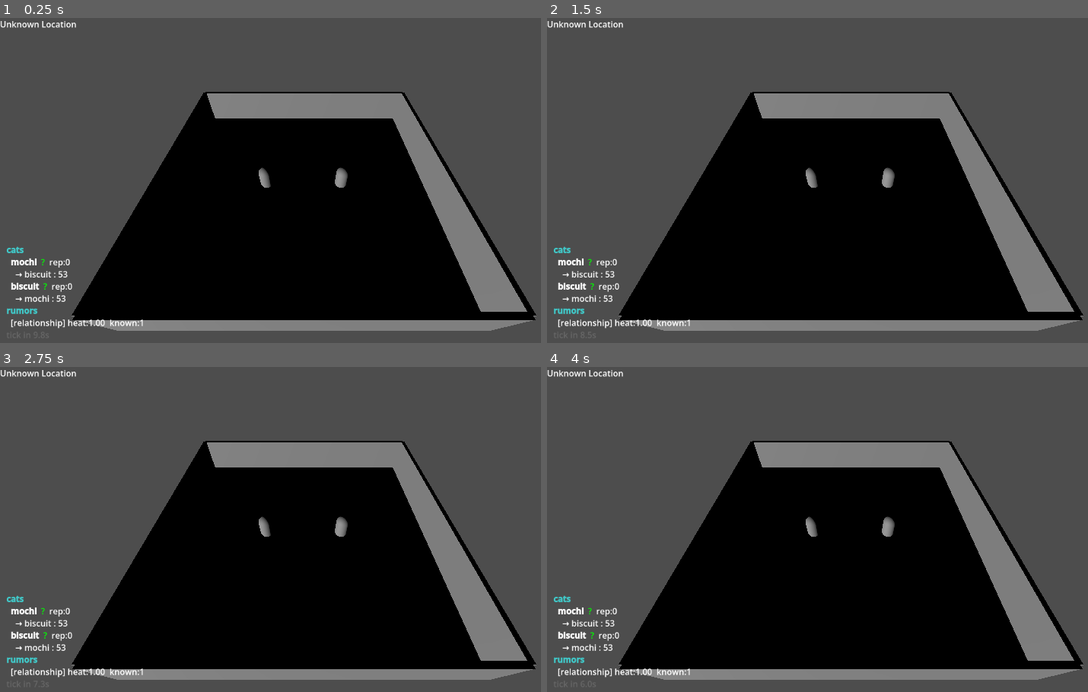
Above: before the commit, frames 1-4 (two rows, left to right).
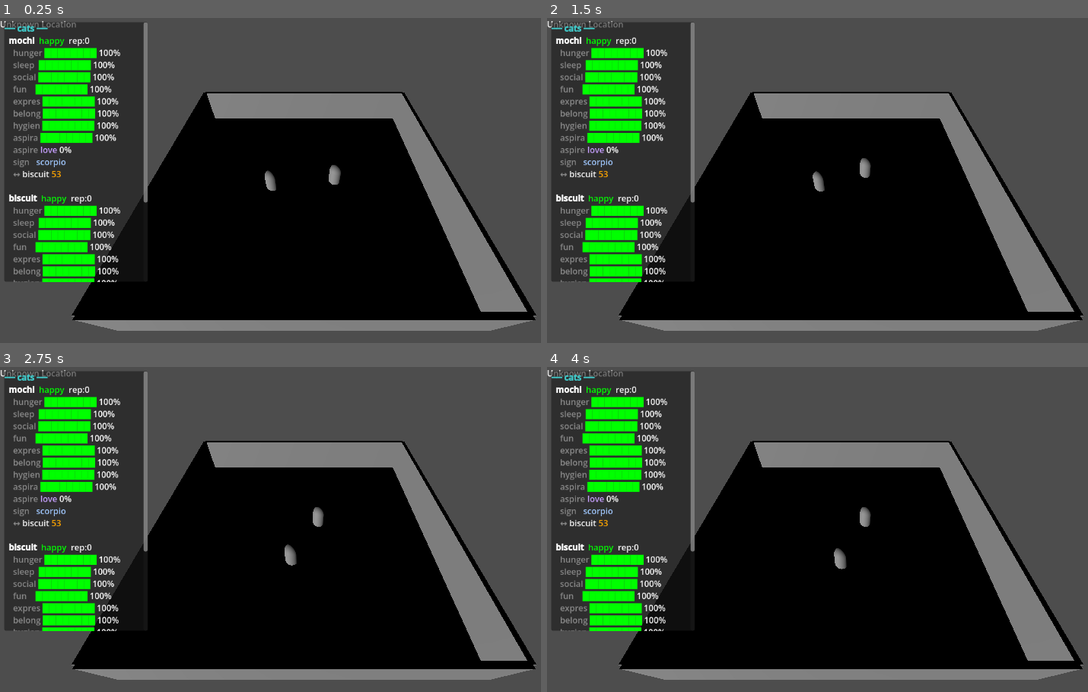
Above: after the commit, the same moments.

Repository: Kaidiamond/catsimgane
Game: Godot game, scene res://Scenes/locations/location_base.tscn
Two runs of this game, one before a commit and one after it. Both use one fixed random seed, a clock stepped at 60 frames per second and the inputs below. After the commit the project has no main scene; this scene is started directly in both runs.
Inputs:
- Up to frame 1 (0.25 s): no input
- Up to frame 2 (1.5 s): tap Enter at 1.25 s
- Up to frame 3 (2.75 s): no input
- Up to frame 4 (4 s): tap Space at 2.75 s; tap Enter at 3.5 s

The runs differ from the first frame. In frame 1, 20% of the frame differs, in the area x 0-65%, y 1-99%; in frame 2, 20%; in frame 3, 20%; in frame 4, 20%, in the area x 0-65%, y 1-98%.

Commit message:
Add files via upload

Diff:
--- a/Scripts/autoloads/rumor_manager.gd
+++ b/Scripts/autoloads/rumor_manager.gd
@@ -46,8 +46,8 @@
 }
 
 # Crystallization thresholds
-const CRYSTAL_SPREAD_RATIO: float = 0.5	# 1 out of 2 cats = crystallizes
-const CRYSTAL_AVG_BELIEF:   float = 0.4	# lowered so test cats can trigger it
+const CRYSTAL_SPREAD_RATIO: float = 0.6  # was 0.5
+const CRYSTAL_AVG_BELIEF:   float = 0.6  # was 0.4
 const MIN_BELIEF_TO_SPREAD: float = 0.2	# lowered from 0.3
 const BASE_SPREAD_CHANCE:   float = 0.8	# raised from 0.35 — ensures spread with 2 cats
 
--- a/Scripts/autoloads/zodiac_system.gd
+++ b/Scripts/autoloads/zodiac_system.gd
@@ -148,12 +148,17 @@
 ## Apply zodiac trait caps and boosts to a CatData resource.
 ## Call once when a cat is first created or loaded.
 func apply_caps(data: CatData) -> void:
-	var sign: String = data.zodiac_sign
-	if not SIGNS.has(sign):
-		push_warning("[ZodiacSystem] Unknown sign '%s' on cat '%s'." % [sign, data.cat_name])
+	# Strip any accidental whitespace from the Inspector field.
+	data.zodiac_sign = data.zodiac_sign.strip_edges()
+	var zodiac_sign: String = data.zodiac_sign
+
+	if not SIGNS.has(zodiac_sign):
+		push_warning("[ZodiacSystem] Unknown sign '%s' on cat '%s'. Valid signs: %s" % [
+			zodiac_sign, data.cat_name, ", ".join(SIGNS.keys())
+		])
 		return
 
-	var sign_data: Dictionary = SIGNS[sign]
+	var sign_data: Dictionary = SIGNS[zodiac_sign]
 
 	# Apply caps.
 	var caps: Dictionary = sign_data.get("trait_caps", {})
@@ -174,10 +179,10 @@
 
 ## Returns the need decay multiplier for a given need on a given sign.
 ## 1.0 = normal rate. >1.0 = decays faster (needs it more). <1.0 = decays slower.
-func need_decay_mod(sign: String, need: String) -> float:
-	if not SIGNS.has(sign):
+func need_decay_mod(zodiac_sign: String, need: String) -> float:
+	if not SIGNS.has(zodiac_sign):
 		return 1.0
-	return SIGNS[sign].get("need_mod", {}).get(need, 1.0)
+	return SIGNS[zodiac_sign].get("need_mod", {}).get(need, 1.0)
 
 
 ## Returns the compatibility modifier between two signs (-0.3 to +0.3).
@@ -193,8 +198,8 @@
 
 
 ## Returns the display description for a sign.
-func sign_description(sign: String) -> String:
-	return SIGNS.get(sign, {}).get("description", "")
+func sign_description(zodiac_sign: String) -> String:
+	return SIGNS.get(zodiac_sign, {}).get("description", "")
 
 
 ## Returns a random sign key.
--- a/Scripts/cat_base.gd
+++ b/Scripts/cat_base.gd
@@ -1,27 +1,22 @@
 # cat_base.gd
-# Attach to a CharacterBody3D. This replaces test_cat.gd entirely.
-# Reads from a CatData resource and runs the live simulation:
-# need decay, mood, AI navigation, and interaction readiness.
+# Attach to a CharacterBody3D. Replaces test_cat.gd entirely.
+# Requires a CatData resource assigned in the Inspector.
 #
-# SCENE SETUP for each cat:
-#   CharacterBody3D  ← this script
-#   ├── MeshInstance3D  (placeholder CapsuleMesh until real model is ready)
-#   ├── CollisionShape3D (CapsuleShape3D radius 0.3 height 1.0)
-#   ├── NavigationAgent3D
-#   └── DreamGlow (OmniLight3D, visible = false — enabled by FogPier)
+# SCENE SETUP:
+#   CharacterBody3D       ← this script
+#   ├── MeshInstance3D    (CapsuleMesh placeholder)
+#   ├── CollisionShape3D  (CapsuleShape3D radius 0.3 height 1.0)
+#   └── NavigationAgent3D
 extends CharacterBody3D
 
 # ── Data ──────────────────────────────────────────────────────────────────────
-## Assign a CatData resource in the Inspector.
-## Create one per cat: right-click in FileSystem → New Resource → CatData.
 @export var data: CatData
 
 # ── Node refs ─────────────────────────────────────────────────────────────────
-@onready var _nav_agent: NavigationAgent3D = $NavigationAgent3D
-
-# ── Need decay rates ──────────────────────────────────────────────────────────
-## Base amount each need drops per in-game day (0.0–1.0).
-## Multiplied by ZodiacSystem.need_decay_mod() and personality modifiers.
+# Using find_child instead of $path so the node name casing doesn't matter.
+var _nav_agent: NavigationAgent3D = null
+
+# ── Need decay rates (per in-game day) ───────────────────────────────────────
 const NEED_DECAY_RATES: Dictionary = {
 	"hunger":     0.30,
 	"sleep":      0.20,
@@ -33,27 +28,22 @@
 	"aspiration": 0.03,
 }
 
-## How low a need must fall before the cat actively tries to fill it.
-const NEED_URGENT_THRESHOLD: float = 0.35
-
-## How low a need must fall before mood takes a serious hit.
+const NEED_URGENT_THRESHOLD: float   = 0.35
 const NEED_CRITICAL_THRESHOLD: float = 0.15
 
 # ── Movement ──────────────────────────────────────────────────────────────────
-const WALK_SPEED: float = 2.5
-const GRAVITY:    float = 9.8
-
-## Set by the AI each time a new destination is chosen.
+const WALK_SPEED: float        = 2.5
+const GRAVITY: float           = 9.8
+const AI_THINK_INTERVAL: float = 4.0
+
 var _current_destination: Vector3 = Vector3.ZERO
 var _is_moving: bool               = false
-
-## Seconds until the AI picks a new destination.
 var _ai_timer: float               = 0.0
-const AI_THINK_INTERVAL: float     = 4.0
-
-# ── State ─────────────────────────────────────────────────────────────────────
-## Shortcut property so location_base.gd and rumor_manager.gd can read cat_name
-## directly without going through data.
+
+# ── Computed property shortcuts ───────────────────────────────────────────────
+# These let location_base.gd and rumor_manager.gd read cat properties
+# the same way they did on test_cat.gd.
+
 var cat_name: String :
 	get: return data.cat_name if data else ""
 
@@ -66,30 +56,52 @@
 var reputation: float :
 	get: return data.reputation if data else 0.0
 	set(v):
-		if data: data.reputation = v
-
-## Which location this cat is currently registered at. Set by LocationBase.
+		if data:
+			data.reputation = v
+
 var current_location_id: String = ""
 
 # ── Lifecycle ─────────────────────────────────────────────────────────────────
 
 func _ready() -> void:
 	if data == null:
-		push_error("[CatBase] No CatData assigned to '%s'. Attach a CatData resource in the Inspector." % name)
-		return
-
-	# Apply zodiac caps and boosts to trait values.
+		push_error("[CatBase] No CatData assigned to '%s'. Assign a CatData .tres in the Inspector." % name)
+		return
+
+	# Strip whitespace and normalise case — catches Inspector typos like "pisces ".
+	data.zodiac_sign = data.zodiac_sign.strip_edges().to_lower()
+
 	ZodiacSystem.apply_caps(data)
+	data.recalculate_mood()
+
+	# Find NavigationAgent3D by type — immune to node name differences.
+	for child in get_children():
+		if child is NavigationAgent3D:
+			_nav_agent = child
+			break
+	if _nav_agent == null:
+		push_warning("[CatBase] No NavigationAgent3D found on '%s'. Add one as a child node." % name)
 
 	add_to_group("cat")
-	_ai_timer = randf_range(0.0, AI_THINK_INTERVAL)	# stagger so all cats don't think at once
+
+	# Stagger AI timers so cats don't all think on the same frame.
+	_ai_timer = randf_range(0.5, AI_THINK_INTERVAL)
+
+	# Defer first destination by one frame.
+	# NavigationAgent3D's map isn't ready on frame 0 — setting target_position
+	# before the map is ready silently does nothing.
+	call_deferred("_first_move")
+
+
+func _first_move() -> void:
+	_personality_wander()
 
 
 func _physics_process(delta: float) -> void:
 	if data == null:
 		return
 	_apply_gravity(delta)
-	_move(delta)
+	_move()
 
 
 func _process(delta: float) -> void:
@@ -101,82 +113,67 @@
 		_ai_think()
 
 
-# ── Daily tick (called by GameState / TimeManager once per in-game day) ───────
+# ── Daily tick ────────────────────────────────────────────────────────────────
+# Called by location_base.gd test mode and eventually by TimeManager.
 
 func daily_tick() -> void:
 	if data == null:
 		return
 	_decay_needs()
 	data.recalculate_mood()
-	_check_aspiration_progress()
+	_tick_aspiration()
 
 
 # ── Need decay ────────────────────────────────────────────────────────────────
 
 func _decay_needs() -> void:
 	for need in NEED_DECAY_RATES:
-		var base_rate: float   = NEED_DECAY_RATES[need]
-		var zodiac_mod: float  = ZodiacSystem.need_decay_mod(data.zodiac_sign, need)
-		var personality_mod: float = _personality_decay_mod(need)
-		var final_rate: float  = base_rate * zodiac_mod * personality_mod
-		data.set_need(need, data.get_need(need) - final_rate)
+		var base_rate: float        = NEED_DECAY_RATES[need]
+		var zodiac_mod: float       = ZodiacSystem.need_decay_mod(data.zodiac_sign, need)
+		var personality_mod: float  = _personality_decay_mod(need)
+		data.set_need(need, data.get_need(need) - base_rate * zodiac_mod * personality_mod)
 
 
 func _personality_decay_mod(need: String) -> float:
 	match need:
 		"social":
-			# Introverted cats (low sociability) need social less urgently.
-			return 0.5 + data.traits.get("sociability", 0.5) * 1.0
+			return 0.5 + data.traits.get("sociability", 0.5)
 		"belonging":
-			# High empathy cats feel belonging more acutely.
 			return 0.7 + data.traits.get("empathy", 0.5) * 0.6
 		"expression":
-			# High creativity cats need expression more urgently.
 			return 0.6 + data.traits.get("creativity", 0.5) * 0.8
 		"fun":
-			# High mischief cats need fun constantly.
 			return 0.7 + data.traits.get("mischief", 0.5) * 0.6
 		_:
 			return 1.0
 
 
-# ── AI decision-making ────────────────────────────────────────────────────────
+# ── AI ────────────────────────────────────────────────────────────────────────
 
 func _ai_think() -> void:
 	var lowest: String = data.lowest_need()
-
 	if data.get_need(lowest) < NEED_URGENT_THRESHOLD:
-		# Urgent need — go somewhere that fills it.
 		_seek_need_location(lowest)
 	else:
-		# No urgent need — wander based on personality.
 		_personality_wander()
 
 
-func _seek_need_location(need: String) -> void:
-	# In the full game, this queries GameState for available locations
-	# and picks the best one. For now, just wander — the location system
-	# will hook in here once the map screen is built.
-	# TODO: replace with GameState.get_best_location_for_need(need, self)
+func _seek_need_location(_need: String) -> void:
+	# TODO: query GameState for best location once map screen is built.
 	_personality_wander()
 
 
 func _personality_wander() -> void:
 	var sociability: float = data.traits.get("sociability", 0.5)
-
-	# Shy cats (low sociability) pick destinations near the edges.
-	# Bold cats (high sociability) drift toward the centre where others are.
-	var centre_pull: float = sociability * 6.0	# 0 = full edge, 6 = strong centre pull
 	var rand_offset: float = 5.0
 
 	var target_x: float = randf_range(-rand_offset, rand_offset)
 	var target_z: float = randf_range(-rand_offset, rand_offset)
 
-	# Bias toward or away from centre based on sociability.
+	# Shy cats (low sociability) spread to edges.
+	# Bold cats (high sociability) drift toward centre.
 	target_x = lerp(target_x, 0.0, sociability * 0.5)
 	target_z = lerp(target_z, 0.0, sociability * 0.5)
-
-	# Clamp within room bounds.
 	target_x = clamp(target_x, -8.0, 8.0)
 	target_z = clamp(target_z, -8.0, 8.0)
 
@@ -197,7 +194,7 @@
 		velocity.y -= GRAVITY * delta
 
 
-func _move(delta: float) -> void:
+func _move() -> void:
 	if not _is_moving:
 		velocity.x = 0.0
 		velocity.z = 0.0
@@ -206,10 +203,14 @@
 
 	var next_pos: Vector3
 
-	if _nav_agent != null and not _nav_agent.is_navigation_finished():
+	var use_nav: bool = _nav_agent != null \
+		and _nav_agent.is_target_reachable() \
+		and not _nav_agent.is_navigation_finished()
+
+	if use_nav:
 		next_pos = _nav_agent.get_next_path_position()
 	else:
-		# NavigationMesh not baked yet — fall back to direct movement.
+		# Nav mesh not baked or not reachable — walk directly.
 		next_pos = _current_destination
 
 	var diff: Vector3 = next_pos - global_position
@@ -230,69 +231,56 @@
 
 # ── Aspiration progress ───────────────────────────────────────────────────────
 
-func _check_aspiration_progress() -> void:
-	# Called each daily tick. Each aspiration type has different conditions.
-	# For now, a small passive fill. Full logic added when dialogue system lands.
+func _tick_aspiration() -> void:
 	var gain: float = 0.0
-
 	match data.aspiration_type:
 		"fame":
-			# Fame grows when reputation is high.
 			if data.reputation > 20.0:
 				gain = 0.01
 		"love":
-			# Love grows when any relationship is above 70.
 			for rel in data.relationships.values():
 				if rel > 70.0:
 					gain = 0.01
 					break
 		"chaos":
-			# Chaos grows when mischief actions happen (tracked elsewhere).
 			gain = data.traits.get("mischief", 0.0) * 0.005
 		"peace":
-			# Peace grows passively when mood is positive.
 			if data.mood > 0.2:
 				gain = 0.008
 		"mastery", "knowledge":
-			# Grows when expression need is well-filled.
 			if data.get_need("expression") > 0.7:
 				gain = 0.007
 		"wealth":
-			# Placeholder — will hook into item/trade system.
 			gain = 0.002
 
 	data.aspiration_progress = minf(data.aspiration_progress + gain, 1.0)
 	data.fill_need("aspiration", gain * 2.0)
 
 
-# ── Public API (matches test_cat.gd interface) ────────────────────────────────
-# These are called by LocationBase, RumorManager, and FogPier.
+# ── Public API ────────────────────────────────────────────────────────────────
+# Interface matches test_cat.gd so LocationBase and RumorManager work unchanged.
 
 func get_relationship_score(other_name: String) -> float:
 	if data == null:
-		return 0.0
-	return data.get_relationship(other_name) + 50.0	# shift -100..100 to 0..100
+		return 50.0
+	# CatData stores -100..100, callers expect 0..100 — shift by 50.
+	return clamp(data.get_relationship(other_name) + 50.0, 0.0, 100.0)
 
 
 func adjust_relationship(other_name: String, delta: float) -> void:
 	if data == null:
 		return
-
-	# Apply zodiac compatibility modifier to the delta.
-	var other: Node3D = _find_other_cat(other_name)
-	var compat_mod: float = 0.0
-	if other != null and other.data != null:
+	var other: Node3D       = _find_other_cat(other_name)
+	var compat_mod: float   = 0.0
+	if other != null and "data" in other and other.data != null:
 		compat_mod = ZodiacSystem.compatibility(data.zodiac_sign, other.data.zodiac_sign)
-
-	var final_delta: float = delta * (1.0 + compat_mod)
-	data.adjust_relationship(other_name, final_delta)
+	data.adjust_relationship(other_name, delta * (1.0 + compat_mod))
 	data.recalculate_mood()
 
 
 func adjust_mood(delta: float) -> void:
 	if data == null:
 		return
-	# Mood is derived — nudge the belonging and social needs as a proxy.
 	data.fill_need("social", delta * 0.3)
 	data.fill_need("belonging", delta * 0.2)
 	data.recalculate_mood()
@@ -303,6 +291,12 @@
 		return
 	data.fill_need(need, amount)
 	data.recalculate_mood()
+
+
+func mood_label() -> String:
+	if data == null:
+		return "unknown"
+	return data.mood_label()
 
 
 # ── Helpers ───────────────────────────────────────────────────────────────────
--- a/Scripts/locations/location_base.gd
+++ b/Scripts/locations/location_base.gd
@@ -27,7 +27,6 @@
 @onready var _interaction_zones: Node3D      = $InteractionZones
 @onready var _ui_layer: CanvasLayer          = $UILayer
 @onready var _location_label: Label          = $UILayer/LocationLabel
-@onready var _nav_region: NavigationRegion3D = $NavRegion
 
 # ── Runtime state ─────────────────────────────────────────────────────────────
 ## Key = cat_name (String), value = cat Node3D.
@@ -310,10 +309,13 @@
 			"Add rumor_manager.gd in Project → Project Settings → Autoload.")
 		return
 
-	rm.daily_tick(get_cats(), get_location_map_slice())
+	# Decay needs and update mood on every cat before the rumor tick.
 	for cat in get_cats():
 		if cat.has_method("daily_tick"):
 			cat.daily_tick()
+
+	rm.daily_tick(get_cats(), get_location_map_slice())
+
 	print("[TestMode] 🕐 Day tick — active rumors: %d" % rm.active_rumors.size())
 	for r in rm.active_rumors:
 		print("   [%s] heat:%.2f  known_by:%d  crystallized:%s — %s" % [
@@ -322,19 +324,32 @@
 
 
 func _test_build_overlay() -> void:
+	# Outer panel anchored to left side, fixed height.
+	var panel := PanelContainer.new()
+	panel.name           = "DebugPanel"
+	panel.anchor_left    = 0.0
+	panel.anchor_top     = 0.0
+	panel.anchor_right   = 0.0
+	panel.anchor_bottom  = 0.0
+	panel.offset_left    = 8.0
+	panel.offset_top     = 8.0
+	panel.offset_right   = 280.0
+	panel.offset_bottom  = 500.0
+	_ui_layer.add_child(panel)
+
+	var scroll := ScrollContainer.new()
+	scroll.name                              = "Scroll"
+	scroll.custom_minimum_size               = Vector2(260.0, 480.0)
+	scroll.horizontal_scroll_mode           = ScrollContainer.SCROLL_MODE_DISABLED
+	panel.add_child(scroll)
+
 	_debug_label              = RichTextLabel.new()
 	_debug_label.name         = "DebugOverlay"
 	_debug_label.bbcode_enabled = true
 	_debug_label.fit_content  = true
 	_debug_label.mouse_filter = Control.MOUSE_FILTER_IGNORE
-	_debug_label.anchor_left   = 0.0
-	_debug_label.anchor_top    = 1.0
-	_debug_label.anchor_right  = 0.4
-	_debug_label.anchor_bottom = 1.0
-	_debug_label.offset_top    = -220.0
-	_debug_label.offset_bottom = -12.0
-	_debug_label.offset_left   = 12.0
-	_ui_layer.add_child(_debug_label)
+	_debug_label.custom_minimum_size = Vector2(240.0, 0.0)
+	scroll.add_child(_debug_label)
 
 
 func _test_update_overlay() -> void:
@@ -342,38 +357,68 @@
 		return
 
 	var lines: PackedStringArray = PackedStringArray()
-	lines.append("[b][color=#40c8c8]cats[/color][/b]")
+	lines.append("[b][color=#40c8c8]── cats ──[/color][/b]")
 
 	for cname in cats_present:
-		var cat: Node3D    = cats_present[cname]
+		var cat: Node3D      = cats_present[cname]
 		var mood_val: float  = cat.get("mood") if cat.get("mood") != null else 0.0
 		var mood_str: String = cat.call("mood_label") if cat.has_method("mood_label") else "?"
 		var rep: float       = cat.get("reputation") if cat.get("reputation") != null else 0.0
+
+		# Header line.
 		lines.append("  [b]%s[/b]  %s  rep:%.0f" % [
 			cname, _test_mood_colored(mood_val, mood_str), rep
 		])
+
+		# Needs — read from cat.data if it's a CatBase, fall back gracefully.
+		var cat_data = cat.get("data") if "data" in cat else null
+		if cat_data != null and "needs" in cat_data:
+			var needs: Dictionary = cat_data.needs
+			for need in ["hunger", "sleep", "social", "fun", "expression", "belonging", "hygiene", "aspiration"]:
+				var val: float  = needs.get(need, 1.0)
+				var bar: String = _need_bar(val)
+				var color: String = "lime" if val > 0.5 else ("orange" if val > 0.25 else "tomato")
+				lines.append("    [color=#888]%s[/color] [color=%s]%s[/color] %.0f%%" % [
+					need.left(6).rpad(6), color, bar, val * 100.0
+				])
+
+			# Aspiration progress.
+			var asp_type: String     = cat_data.get("aspiration_type") if "aspiration_type" in cat_data else "?"
+			var asp_prog: float      = cat_data.get("aspiration_progress") if "aspiration_progress" in cat_data else 0.0
+			var zodiac: String       = cat_data.get("zodiac_sign") if "zodiac_sign" in cat_data else "?"
+			lines.append("    [color=#888]aspire[/color] [color=#c8a0ff]%s[/color] %.0f%%" % [asp_type, asp_prog * 100.0])
+			lines.append("    [color=#888]sign  [/color] [color=#a0c8ff]%s[/color]" % zodiac)
+
+		# Relationships.
 		for other in cats_present:
 			if other == cname:
 				continue
 			var score: float = cat.get_relationship_score(other) \
 				if cat.has_method("get_relationship_score") else 0.0
-			lines.append("    → %s : %.0f" % [other, score])
-
+			var rel_color: String = "lime" if score > 60 else ("orange" if score > 40 else "tomato")
+			lines.append("    [color=#888]↔[/color] %s [color=%s]%.0f[/color]" % [other, rel_color, score])
+
+		lines.append("")	# spacer between cats
+
+	# Rumors.
 	var rm: Node = get_node_or_null("/root/RumorManager")
 	if rm != null:
-		lines.append("[b][color=#40c8c8]rumors[/color][/b]")
+		lines.append("[b][color=#40c8c8]── rumors ──[/color][/b]")
 		if rm.active_rumors.is_empty():
-			lines.append("  [color=#888](none)[/color]")
+			lines.append("  [color=#888](none yet)[/color]")
 		for r in rm.active_rumors.slice(0, 5):
 			var star: String = " [color=gold]★[/color]" if r.crystallized else ""
 			lines.append("  [%s] heat:%.2f  known:%d%s" % [
 				r.type, r.heat, r.known_by.size(), star
 			])
 
-	lines.append("[color=#666]tick in %.1fs[/color]" % \
-		(test_day_tick_interval - _test_tick_timer))
-
+	lines.append("[color=#555]tick in %.1fs[/color]" % (test_day_tick_interval - _test_tick_timer))
 	_debug_label.text = "\n".join(lines)
+
+
+func _need_bar(val: float) -> String:
+	var filled: int = int(round(val * 8.0))
+	return "█".repeat(filled) + "░".repeat(8 - filled)
 
 
 func _test_mood_colored(val: float, label: String) -> String:
--- a/project.godot
+++ b/project.godot
@@ -11,7 +11,6 @@
 [application]
 
 config/name="CatSimTest"
-run/main_scene="uid://cxdnqb323pkm2"
 config/features=PackedStringArray("4.6", "Forward Plus")
 config/icon="res://icon.svg"
 
